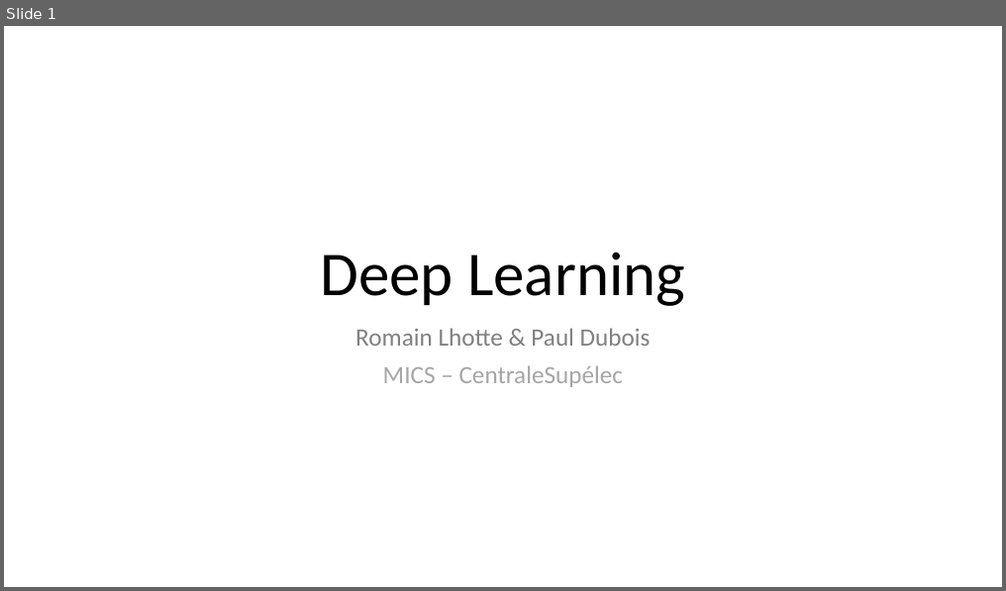
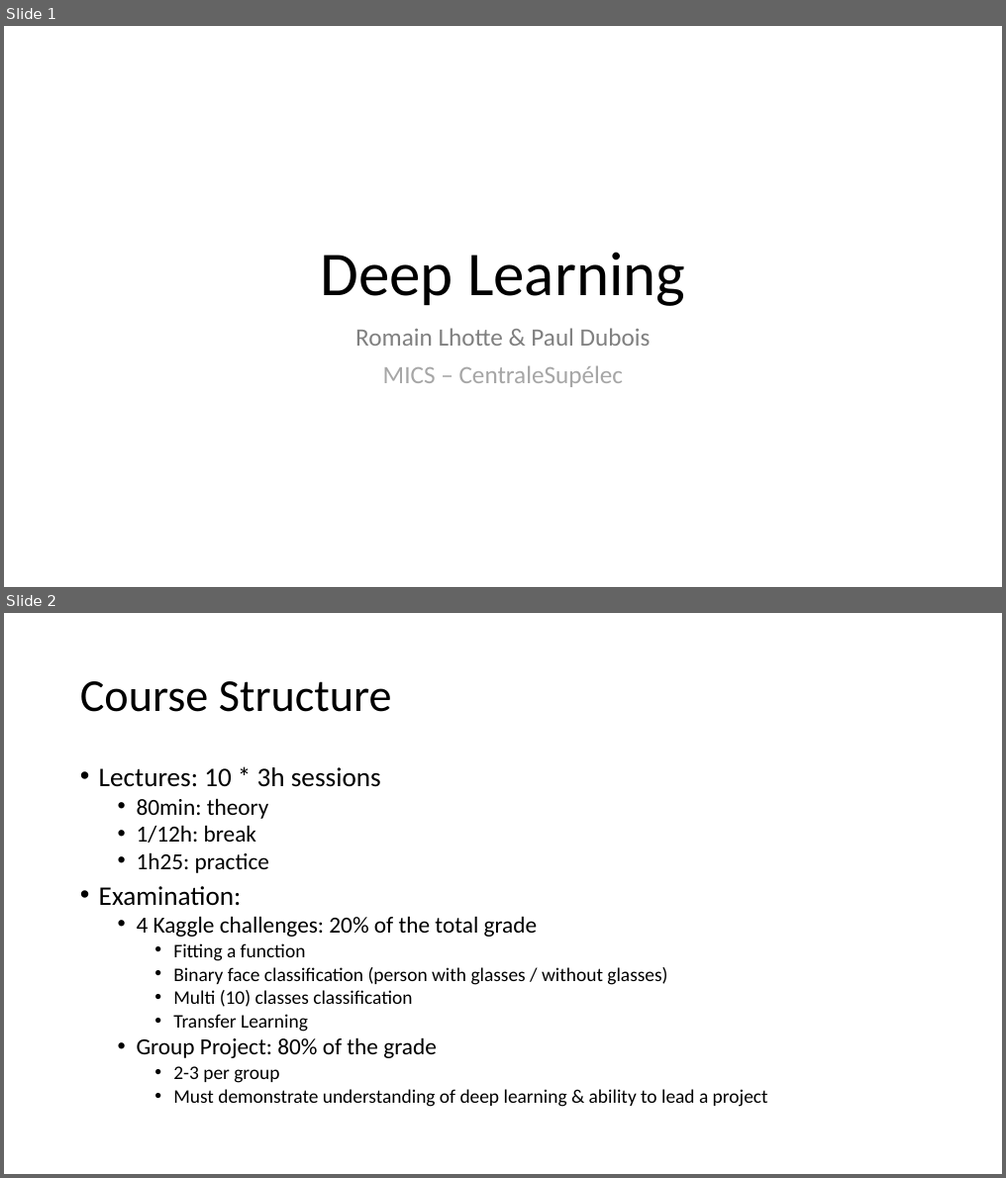
Before and after one commit to MICS-Lab/DeepLearningCourse, a slide deck: Cours1.pptx. Shown one above the other, each under a label of ours: slide 1 before the commit, slides 1 and 2 after it. The pictures are 1006x591 and 1006x1178 pixels, drawn with LibreOffice and Linux fonts; fonts in the diff are those of the drawing. Boxes give left, top, right and bottom in pixels: in the first picture for what was removed or moved away, otherwise in the second. Text is boxed around its words. In the diff, an @@ line names an element or a change of style, - is before the commit and + after.

Commit message:
course structure

```diff
--- a/Cours1.pptx
+++ b/Cours1.pptx
@@ slide 2 added at <box>4,613,1002,1174</box>, background #FFFFFF @@
@@ title added at <box>80,681,392,712</box>, 44 pt, text #000000 @@
+Course Structure
@@ text added at <box>99,767,768,1107</box>, 18.5 pt, text #000000 @@
+• Lectures: 10 * 3h sessions
+  • 80min: theory
+  • 1/12h: break
+  • 1h25: practice
+• Examination:
+  • 4 Kaggle challenges: 20% of the total grade
+    • Fitting a function
+    • Binary face classification (person with glasses / without glasses)
+    • Multi (10) classes classification
+    • Transfer Learning
+  • Group Project: 80% of the grade
+    • 2-3 per group
+    • Must demonstrate understanding of deep learning & ability to lead a project
```
